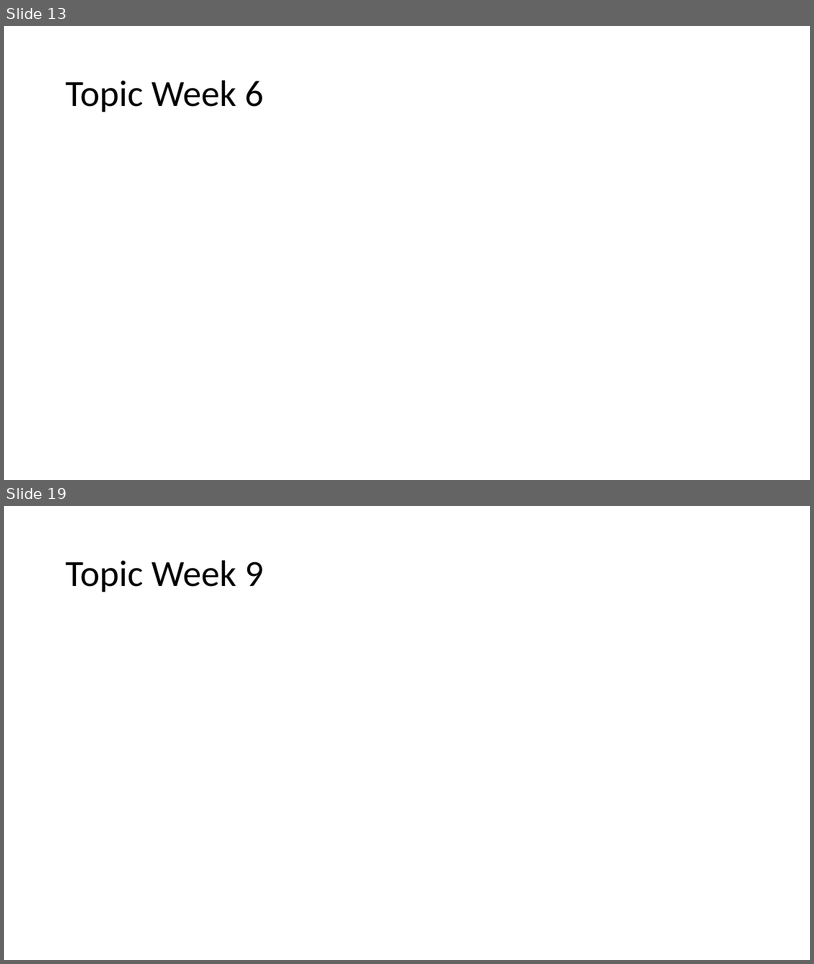
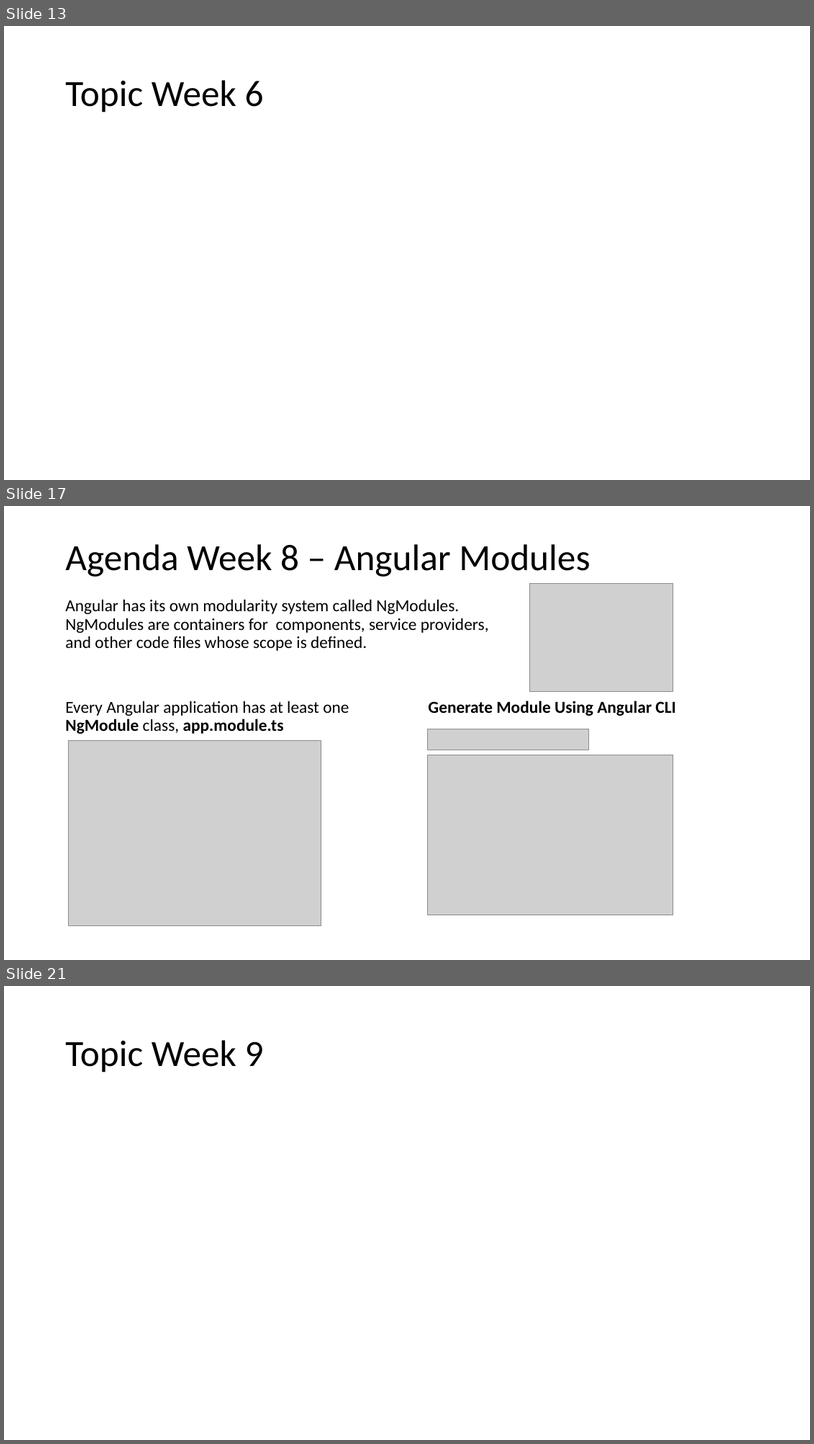
Before and after one commit to spoorthiempowher/Empowher-Curriculum, a slide deck: Angular/EmpowHer - Tech Curriculum.pptx. Shown one above the other, each under a label of ours: slides 13 and 19 before the commit, slides 13, 17 and 21 after it; the slides between them are not shown. The pictures are 814x964 and 814x1444 pixels, drawn with LibreOffice and Linux fonts; fonts in the diff are those of the drawing; grey boxes stand for pictures. Boxes give left, top, right and bottom in pixels: in the first picture for what was removed or moved away, otherwise in the second. Text is boxed around its words. In the diff, an @@ line names an element or a change of style, - is before the commit and + after.

Commit message:
Angular curriculum update for week 7,8,9

```diff
--- a/Angular/EmpowHer - Tech Curriculum.pptx
+++ b/Angular/EmpowHer - Tech Curriculum.pptx
@@ slide 17 added at box(4, 506, 810, 960), background #FFFFFF @@
@@ title added at box(65, 544, 590, 577), 44 pt, text #000000 @@
+Agenda Week 8 – Angular Modules
@@ picture added at box(530, 584, 674, 692) @@
@@ text added at box(65, 599, 676, 716), 20 pt, text #000000 @@
+Angular has its own modularity system called NgModules.
+NgModules are containers for components, service providers,
+and other code files whose scope is defined.
+Every Angular application has at least one Generate Module Using Angular CLI
+NgModule class, app.module.ts
@@ picture added at box(69, 741, 321, 925) @@
@@ picture added at box(427, 728, 589, 749) @@
@@ picture added at box(427, 754, 673, 915) @@
@@ what was slide 19 is now slide 21 @@
```
Also in this commit, not shown: 7 other slides added, 5 slides removed.
